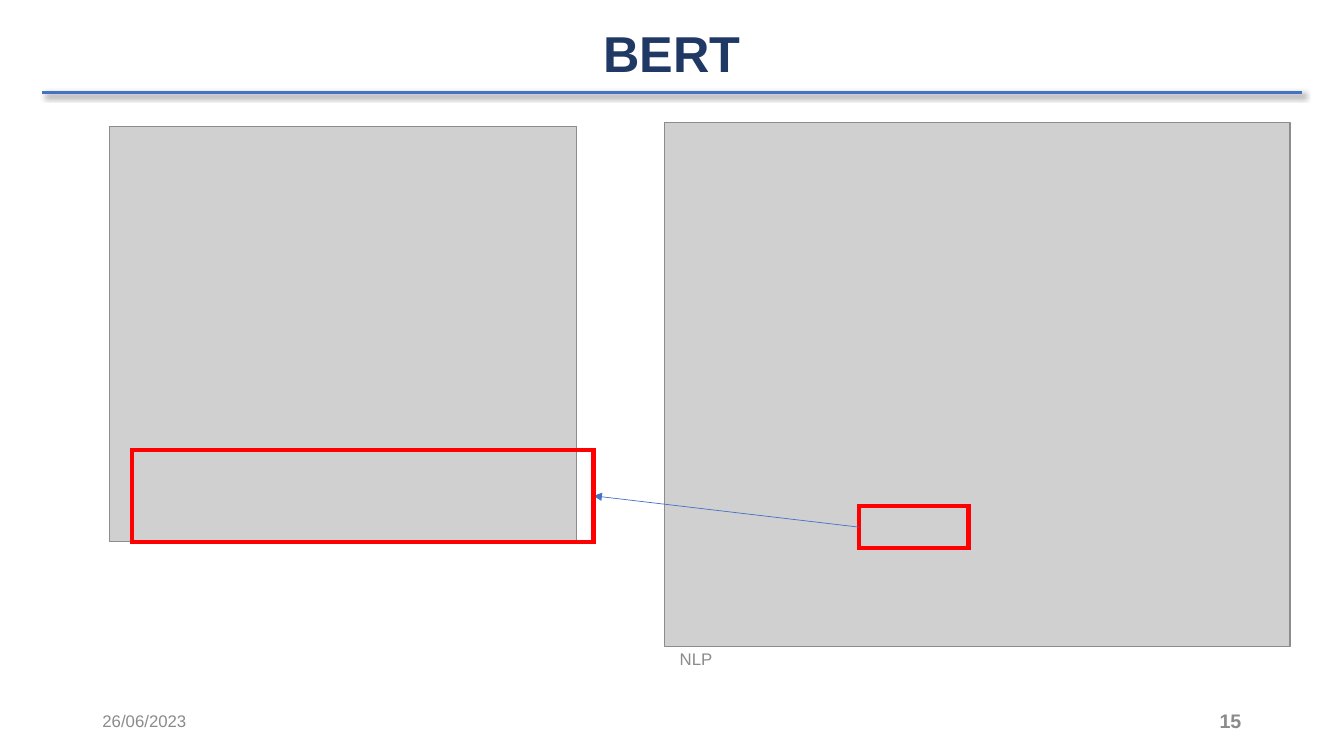
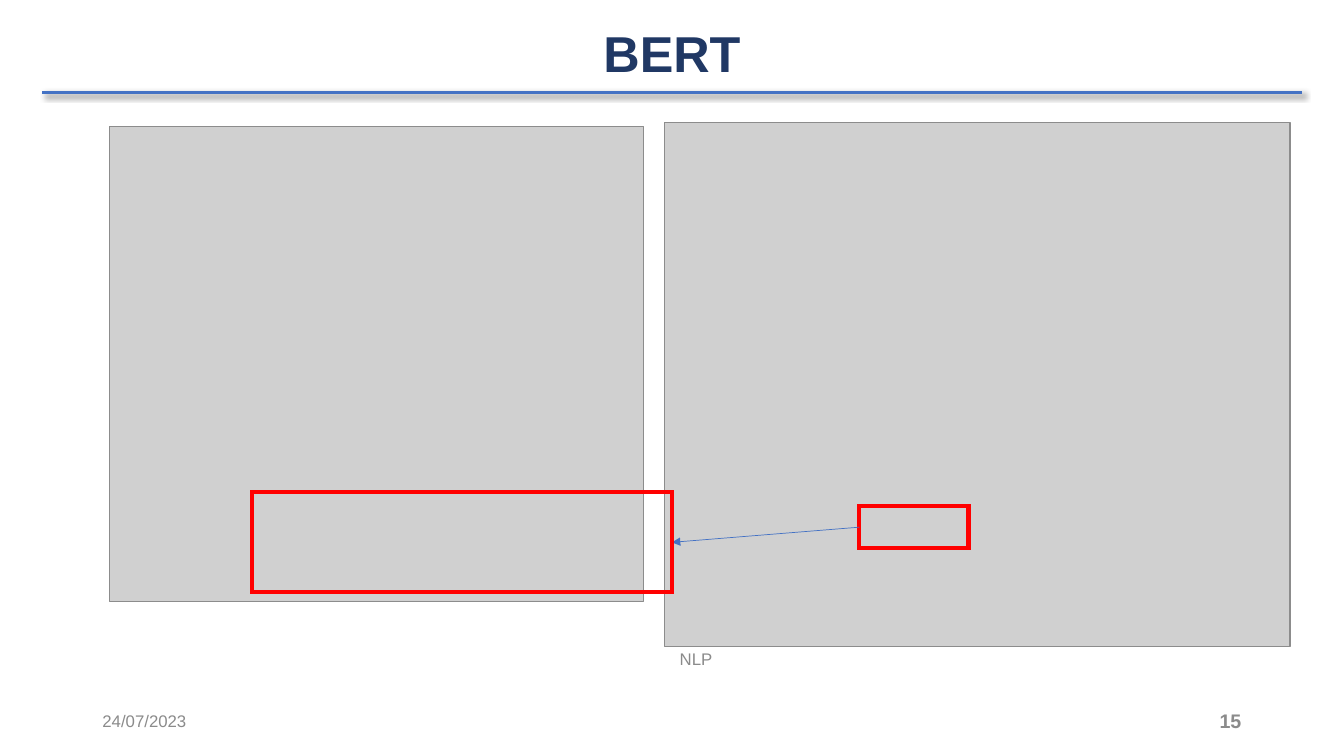
Before and after one commit to 4ursmile/DefSent-NLP, a slide deck: slide 15 of NLP-DEFSENT.pptx. Drawn at 1344x756 pixels with LibreOffice and Linux fonts; fonts in the diff are those of the drawing; grey boxes stand for pictures; background and template pictures are left out. Boxes give left, top, right and bottom in pixels: in the first picture for what was removed or moved away, otherwise in the second. Text is boxed around its words. In the diff, an @@ line names an element or a change of style, - is before the commit and + after.

```diff
--- a/NLP-DEFSENT.pptx
+++ b/NLP-DEFSENT.pptx
@@ picture: place and size @@
-picture at bbox=[109, 126, 577, 541]
+picture at bbox=[109, 126, 643, 601]
@@ rectangle: place and size @@
-rectangle at bbox=[132, 450, 594, 541]
+rectangle at bbox=[252, 492, 673, 592]
@@ arrow moved from (860, 527) - (594, 496) to (860, 527) - (673, 542) @@
@@ text at bbox=[102, 715, 186, 727]: text changed @@
-26/06/2023
+24/07/2023
```
Also in this commit, not shown: 35 other slides changed, 4 slides added, 2 slides removed, 2 other files.
